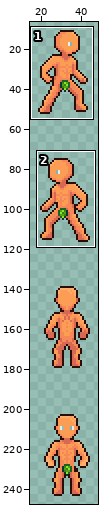
Pixel-art file -- Assets/Main/Art/Player/123.aseprite. The first picture is a wide view before the edit; the outline marks the close-up.
Close-up. Before:
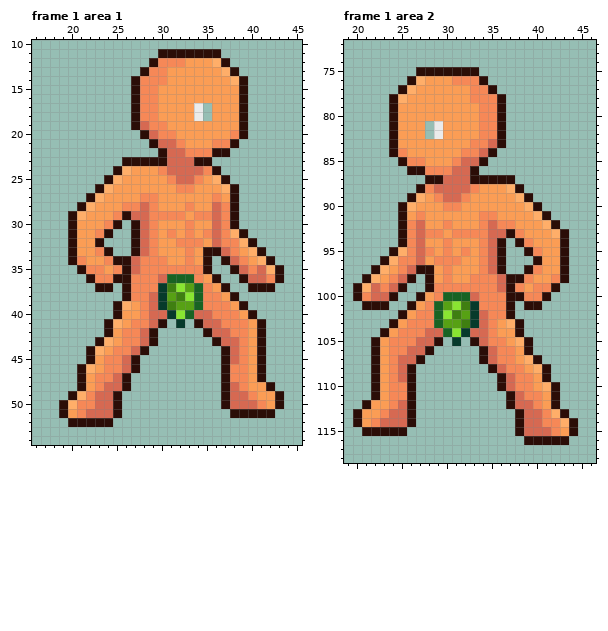
64x256 pixels, 10 frames. Colours within 5 levels of each other are drawn and written as one. Shown: frame 1 area 1: x 16..45, y 10..54; frame 1 area 2: x 19..46, y 72..118. The wide view leaves out empty margins. The commit also changed other frames or places, which this record leaves out.
The same view after the edit:
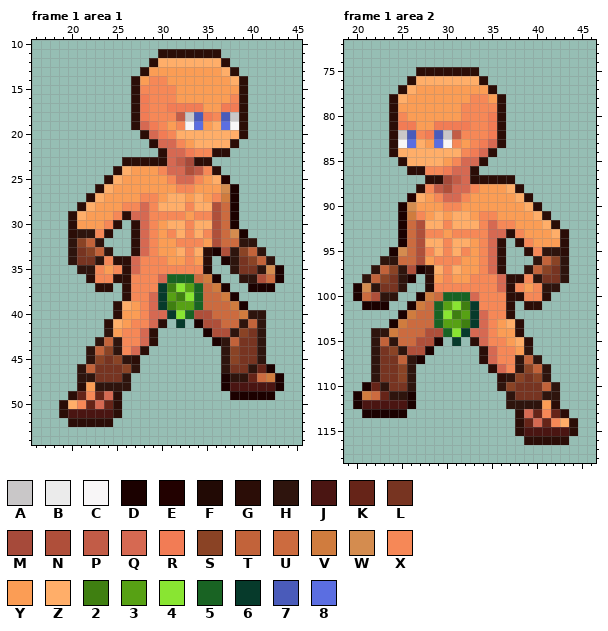
Palette (. is transparent): A #c9c7c8  B #ebebeb  C #f8f6f7  D #1b0100  E #220100  F #220a05  G #2b0d07  H #2e140d  J #4a1512  K #662418  L #773421  M #a64a3a  N #af4f3a  P #c25c47  Q #d66952  R #f27c55  S #8a4325  T #c2633a  U #cc6b3f  V #d07c3e  W #d48c4f  X #f68857  Y #fb9d55  Z #ffae69  2 #3f7f11  3 #57a114  4 #89e532  5 #196323  6 #063a2b  7 #4a5bba  8 #5b6ee1
Diff:
layer "Eyes" now shown
layer "Boots" now shown
layer "Greaves" now shown
layer "Brackets" now shown
--- frame 1 area 1
@@ x 16..45 @@
 11 ..............GGGGGGG.........
-12 .............GXXXYYYZG........
-13 ............GXXYYYYYYZG.......
-14 ...........GXXXYYYYYYYZG......
-15 ...........GXXYYYYYYYYYG......
-16 ...........GXXYYYYYYYYYG......
-17 ...........GXXYYYYB.YYYG......
-18 ...........GXXYYYYB.YYYG......
-19 ...........GQXXYYYYYYYYG......
-20 ............GQXXYYYYYYXG......
-21 .............GQQXYYYXXG.......
-22 ..............GQQXXXGG........
-23 ..........GGGGGQQQGG..........
-24 .........GZYYYXQQQQXG.........
-25 ........GZYYYYYXQQXYZG........
-26 .......GZYYYYYYYXXYYYZG.......
-27 ......GZYYYYXXYYYYYYXYG.......
-28 .....GZYYYXXQXYYYXYYQXG.......
-29 ....GZYYYXGQQXXXXYXXQXG.......
-30 ....GYYYXG.GQXYYYXYYQXG.......
-31 ....GYYXG..GQXYXYXYXQXZG......
-32 ....GYYG...GQXYYXXXYQXXZG.....
-33 ....GYYXG..GQXYYYXYGGQXYZG....
-34 ....GXYYXGGQXXXYYXYG.GQXYZG...
-35 .....GXXYXGQXXXXXXXG..GQXQZG..
-36 ......GXXGGXXXQ555XYG..GQQXG..
-37 .......GG.GXXX62435XYG..GGG...
-38 ..........GXXQ63245XXYG.......
-39 .........GZYXQ62335XXXYG......
-40 .........GYYXQQ645QQXXXYG.....
-41 ........GZYXXQG.6.GQQXXXYG....
-42 ........GYXXQG.....GQQXXYG....
-43 .......GZYXXQG......GQQXYG....
-44 ......GZYXXQG........GQXYG....
-45 ......GYXXQG.........GQXYG....
-46 .....GZYXXQG.........GXXYG....
-47 .....GYXXQG..........GXXYG....
-48 .....GYXQQG..........GQXYYG...
-49 ....GZXQQG...........GQQXYYG..
-50 ...GZXXQQG...........GQQQXYG..
-51 ...GYXQQQG............GGGGG...
+12 .............GZZZZZZZG........
+13 ............GYYYYYYYYZG.......
+14 ...........GYXXYYYYYYYZG......
+15 ...........GXXXXYYYYYYYG......
+16 ...........GRXXXYYYYYYXG......
+17 ...........GRXXRRRRYYRRG......
+18 ...........GRXXXPA7RX7AG......
+19 ...........GQRXYXC8YZ8CG......
+20 ............GQRXZZZZZZZG......
+21 .............GQQXYZZZZG.......
+22 ..............GQQRXXGG........
+23 ..........GGGGGQPMGG..........
+24 .........GZYYYXQQNPXG.........
+25 ........GZYYYYYXQQXYZE........
+26 .......GZYYYYYYYXXYYYWD.......
+27 ......GZYYYYXXYZZYZYXVD.......
+28 .....GZYYYXXQXZZZXZZNUD.......
+29 ....GZYYYXGQQXXXXYXXNUD.......
+30 ....GYYYXG.GQXYZZXZZNUD.......
+31 ....GHHXG..GQXYXZXZXNUWD......
+32 ....HSTH...GQXYYXXXYNUUHH.....
+33 ....HLSTH..GQXYYZXZGDNHSTH....
+34 ....HLLHXGGQXXXYYXYG.DHLSTH...
+35 .....HHXYXGQXXXXXXXF..HLLHWD..
+36 ......GXXGGXXXQ555UVD..HHNUD..
+37 .......GG.GXXX62435UVD..DDD...
+38 ..........GXXQ63245UUVD.......
+39 .........GZYXQ62335UUUVD......
+40 .........GYYXQQ645NNUUUVHH....
+41 ........GZYXXQG.6.DNNUUHTH....
+42 ........HYXXQG.....DNNHSLH....
+43 .......HTHXXQG......DHTLLH....
+44 ......HTSHXQG........HSLLH....
+45 ......HSLSHG.........HSLLH....
+46 .....HTLLLSH.........HLLHKD...
+47 .....HHLLLH..........DHHKUVD..
+48 .....GYHHHH..........DJJJJJD..
+49 ....GKXKQG............DDDDD...
+50 ...GZXKQKG....................
+51 ...GJJJJJG....................
 52 ....GGGGG.....................
--- frame 1 area 2
@@ x 19..46 @@
  75 ........GGGGGGG.............
- 76 .......GZYYYXXXG............
- 77 ......GZYYYYYYXXG...........
- 78 .....GZYYYYYYYXXXG..........
- 79 .....GYYYYYYYYYXXG..........
- 80 .....GYYYYYYYYYXXG..........
- 81 .....GYYY.BYYYYXXG..........
- 82 .....GYYY.BYYYYXXG..........
- 83 .....GYYYYYYYYXXQG..........
- 84 .....GXYYYYYYXXQG...........
- 85 ......GXXYYYXQQG............
- 86 .......GGXXXQQG.............
- 87 .........GGQQQGGGGG.........
- 88 ........GXQQQQXYYYZG........
- 89 .......GZYXQQXYYYYYZG.......
- 90 ......GZYYYXXYYYYYYYZG......
- 91 ......GYXYYYYYYXXYYYYZG.....
- 92 ......GXQYYXYYYXQXXYYYZG....
- 93 ......GXQXXYXXXXQQGXYYYZG...
- 94 ......GXQYYXYYYXQG.GXYYYG...
- 95 .....GZXQXYXYXYXQG..GXYYG...
- 96 ....GZXXQYXXXYYXQG...GYYG...
- 97 ...GZYXQGGYXYYYXQG..GXYYG...
- 98 ..GZYXQG.GYXYYXXXQGGXYYXG...
- 99 .GZQXQG..GXXXXXXXQGXYXXG....
-100 .GXQQG..GYX555QXXXGGXXG.....
-101 ..GGG..GYX53426XXXG.GG......
-102 ......GYXX54236QXXG.........
-103 .....GYXXX53326QXYZG........
-104 ....GYXXXQQ546QQXYYG........
-105 ...GYXXXQQG.6.GQXXYZG.......
-106 ...GYXXQQG.....GQXXYG.......
-107 ...GYXQQG......GQXXYZG......
-108 ...GYXQG........GQXXYZG.....
-109 ...GYXQG.........GQXXYG.....
-110 ...GYXXG.........GQXXYZG....
-111 ...GYXXG..........GQXXYG....
-112 ..GYYXQG..........GQQXYG....
-113 .GYYXQQG...........GQQXZG...
-114 .GYXQQQG...........GQQXXZG..
-115 ..GGGGG............GQQQXYG..
+ 76 .......GZZZZZZZG............
+ 77 ......GZYYYYYYYYG...........
+ 78 .....GZYYYYYYYXXYG..........
+ 79 .....GYYYYYYYXXXXG..........
+ 80 .....GXYYYYYYXXXRG..........
+ 81 .....GRRYYRRRRXXRG..........
+ 82 .....GA7XR7APXXXRG..........
+ 83 .....GC8ZY8CXYXRQG..........
+ 84 .....GZZZZZZZXRQG...........
+ 85 ......GZZZZYXQQG............
+ 86 .......GGXXRQQG.............
+ 87 .........GGMPQGGGGG.........
+ 88 ........GXPNQQXYYYZG........
+ 89 .......EZYXQQXYYYYYZG.......
+ 90 ......DWYYYXXYYYYYYYZG......
+ 91 ......DVXYZYZZYXXYYYYZG.....
+ 92 ......DUNZZXZZZXQXXYYYZG....
+ 93 ......DUNXXYXXXXQQGXYYYZG...
+ 94 ......DUNZZXZZYXQG.GXYYYG...
+ 95 .....DWUNXZXZXYXQG..GXHHG...
+ 96 ....HHUUNYXXXYYXQG...HTSH...
+ 97 ...HTSHNDGZXZYYXQG..HTSLH...
+ 98 ..HTSLHD.GYXYYXXXQGGXHLLH...
+ 99 .DWHLLH..FXXXXXXXQGXYXHH....
+100 .DUNHH..DVU555QXXXGGXXG.....
+101 ..DDD..DVU53426XXXG.GG......
+102 ......DVUU54236QXXG.........
+103 .....DVUUU53326QXYZG........
+104 ...HHVUUUNN546QQXYYG........
+105 ...HTHUUNND.6.GQXXYZG.......
+106 ...HLSHNND.....GQXXYH.......
+107 ...HLLTHD......GQXXHTH......
+108 ...HLLSH........GQXHSTH.....
+109 ...HLLSH.........GHSLSH.....
+110 ..DKHLLH.........HSLLLTH....
+111 .DVUKHHD..........HLLLHH....
+112 .DJJJJJD..........HHHHYG....
+113 ..DDDDD............GQKXKG...
+114 ...................GKQKXZG..
+115 ...................GJJJJJG..
 116 ....................GGGGG...
Boxes around the changes in both close-ups, in picture pixels (x1, y1, x2, y2):
changed: (140, 58, 284, 418)
changed: (68, 229, 113, 274)
changed: (68, 328, 140, 418)
changed: (353, 76, 497, 436)
changed: (524, 247, 569, 292)
changed: (497, 346, 569, 436)
